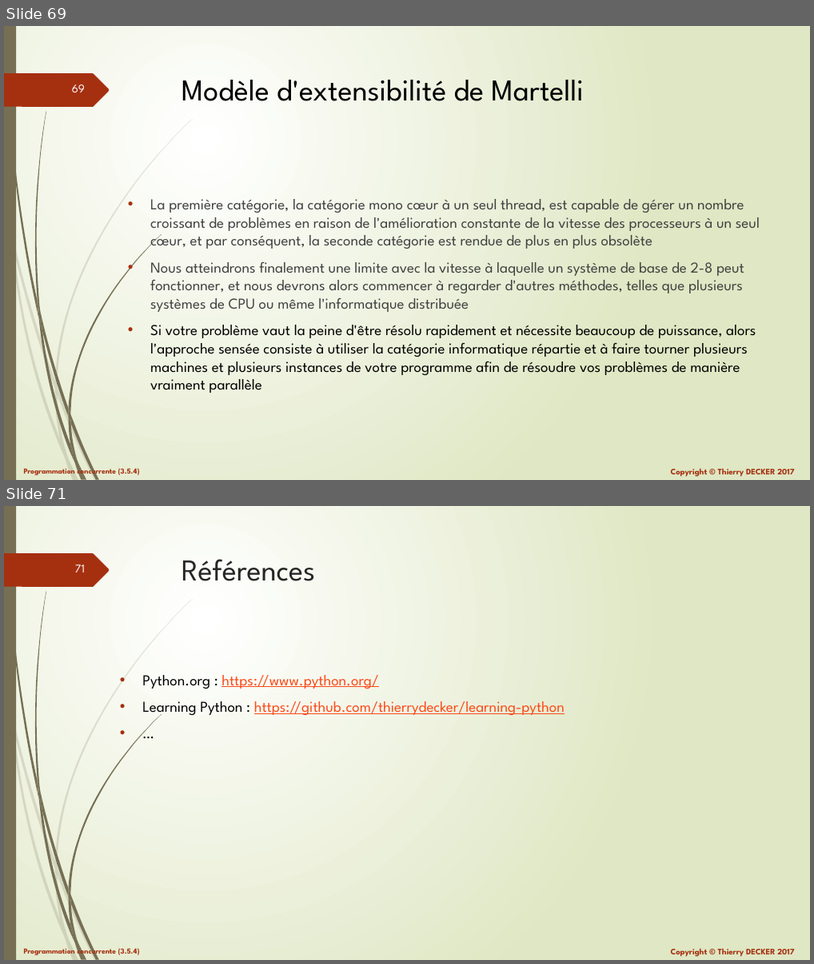
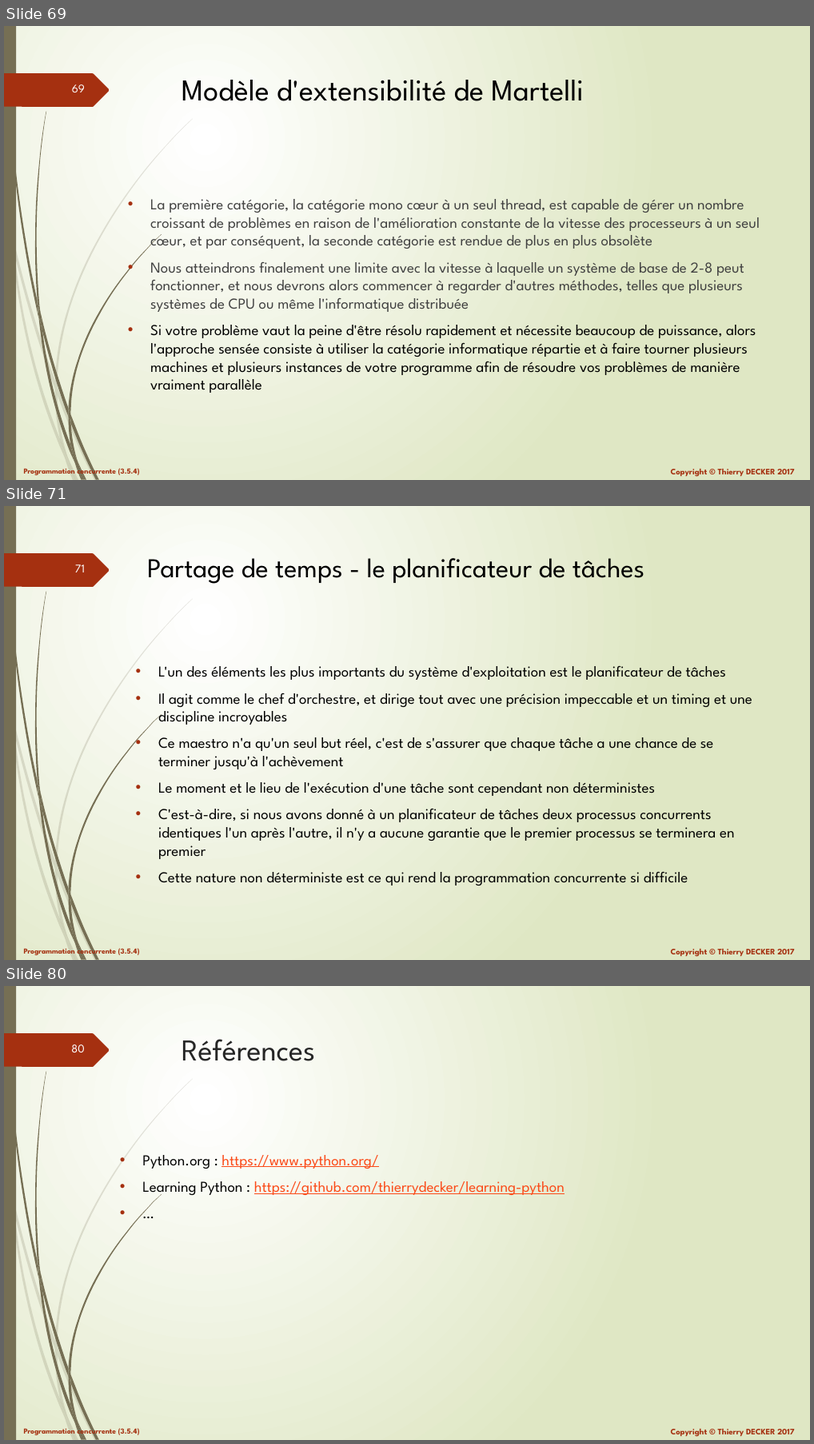
Before and after one commit to VikmanTheRacoon/learning-python, a slide deck: documentations/python-103.pptx. Shown one above the other, each under a label of ours: slides 69 and 71 before the commit, slides 69, 71 and 80 after it; the slides between them are not shown. The pictures are 814x964 and 814x1444 pixels, drawn with LibreOffice and Linux fonts; fonts in the diff are those of the drawing. Boxes give left, top, right and bottom in pixels: in the first picture for what was removed or moved away, otherwise in the second. Text is boxed around its words. In the diff, an @@ line names an element or a change of style, - is before the commit and + after.

```diff
--- a/documentations/python-103.pptx
+++ b/documentations/python-103.pptx
@@ slide 71 added at bbox=[4, 506, 810, 960], background gradient #FFFFFF to #DFE8C4; not listed: 27 template elements that a slide beside it also shows @@
@@ title added at bbox=[147, 558, 645, 584], 32.4 pt, text #000000 @@
+Partage de temps - le planificateur de tâches
@@ text added at bbox=[158, 665, 753, 885], 18 pt, text #000000 @@
+• L'un des éléments les plus importants du système d'exploitation est le planificateur de tâches
+• Il agit comme le chef d'orchestre, et dirige tout avec une précision impeccable et un timing et une discipline incroyables
+• Ce maestro n'a qu'un seul but réel, c'est de s'assurer que chaque tâche a une chance de se terminer jusqu'à l'achèvement
+• Le moment et le lieu de l'exécution d'une tâche sont cependant non déterministes
+• C'est-à-dire, si nous avons donné à un planificateur de tâches deux processus concurrents identiques l'un après l'autre, il n'y a aucune garantie que le premier processus se terminera en premier
+• Cette nature non déterministe est ce qui rend la programmation concurrente si difficile
@@ what was slide 71 is now slide 80 @@
@@ page number at bbox=[71, 1044, 85, 1052]: text changed @@
-71
+80
```
Also in this commit, not shown: 3 slides changed, 8 other slides added, 1 other file.
